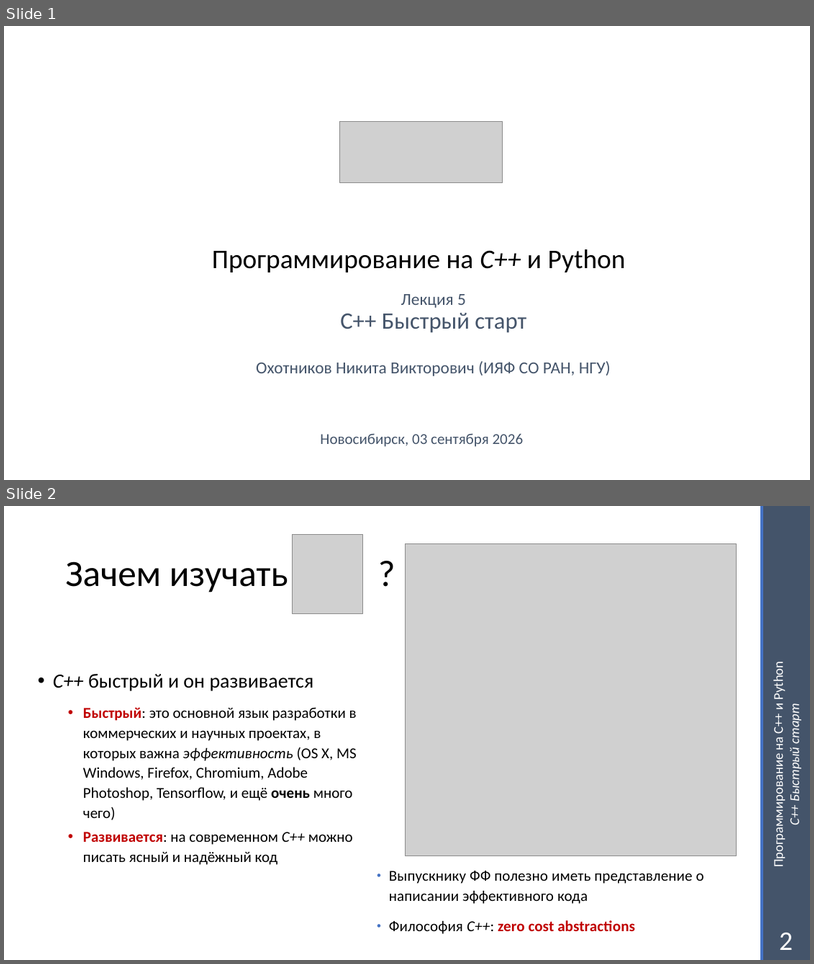
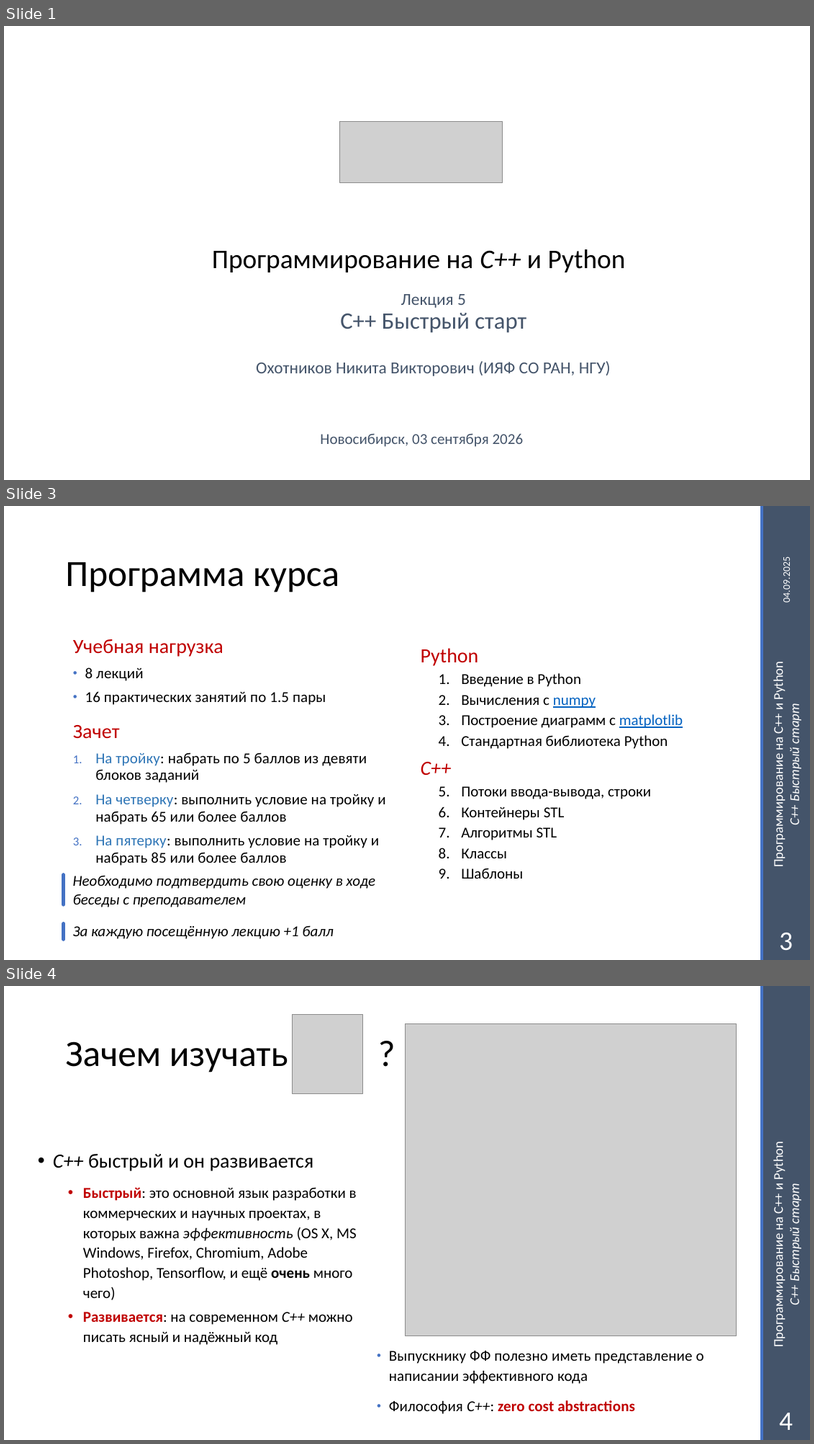
Before and after one commit to NSU-Programming/lectures2026, a slide deck: lecture_1/L1_Cpp_fast_start.pptx. Shown one above the other, each under a label of ours: slides 1 and 2 before the commit, slides 1, 3 and 4 after it; the slides between them are not shown. The pictures are 814x964 and 814x1444 pixels, drawn with LibreOffice and Linux fonts; fonts in the diff are those of the drawing; grey boxes stand for pictures. Boxes give left, top, right and bottom in pixels: in the first picture for what was removed or moved away, otherwise in the second. Text is boxed around its words. In the diff, an @@ line names an element or a change of style, - is before the commit and + after.

Commit message:
L1: upd

```diff
--- a/lecture_1/L1_Cpp_fast_start.pptx
+++ b/lecture_1/L1_Cpp_fast_start.pptx
@@ slide 3 added at box(4, 506, 810, 960), background #FFFFFF; not listed: 3 template elements that a slide beside it also shows @@
@@ title added at box(65, 562, 340, 592), 44 pt, text #000000 @@
+Программа курса
@@ text added at box(781, 561, 793, 602), 12 pt, text #FFFFFF @@
+04.09.2025
@@ text added at box(421, 648, 683, 878), 18 pt, text #000000 @@
+Python
+  1. Введение в Python
+  2. Вычисления с numpy
+  3. Построение диаграмм с matplotlib
+  4. Стандартная библиотека Python
+C++
+  1. Потоки ввода-вывода, строки
+  2. Контейнеры STL
+  3. Алгоритмы STL
+  4. Классы
+  5. Шаблоны
@@ text added at box(85, 667, 326, 705), 18 pt, text #000000 @@
+Учебная нагрузка
+• 8 лекций
+• 16 практических занятий по 1.5 пары
@@ text added at box(73, 725, 386, 865), 18 pt, text #000000 @@
+Зачет
+1. На тройку: набрать по 5 баллов из девяти блоков заданий
+2. На четверку: выполнить условие на тройку и набрать 65 или более баллов
+3. На пятерку: выполнить условие на тройку и набрать 85 или более баллов
@@ line added from (63, 875) to (63, 904), #4472C4 4.5 pt @@
@@ text added at box(73, 875, 376, 907), 18 pt, text #000000, italic @@
+Необходимо подтвердить свою оценку в ходе беседы с преподавателем
@@ line added from (63, 924) to (63, 939), #4472C4 4.5 pt @@
@@ text added at box(73, 925, 333, 939), 18 pt, text #000000, italic @@
+За каждую посещённую лекцию +1 балл
@@ page number added at box(779, 932, 793, 950), 32 pt, text #FFFFFF @@
+3
@@ what was slide 2 is now slide 4 @@
@@ page number at box(779, 1412, 793, 1430): text changed @@
-2
+4
```
Also in this commit, not shown: 2 other slides added.
